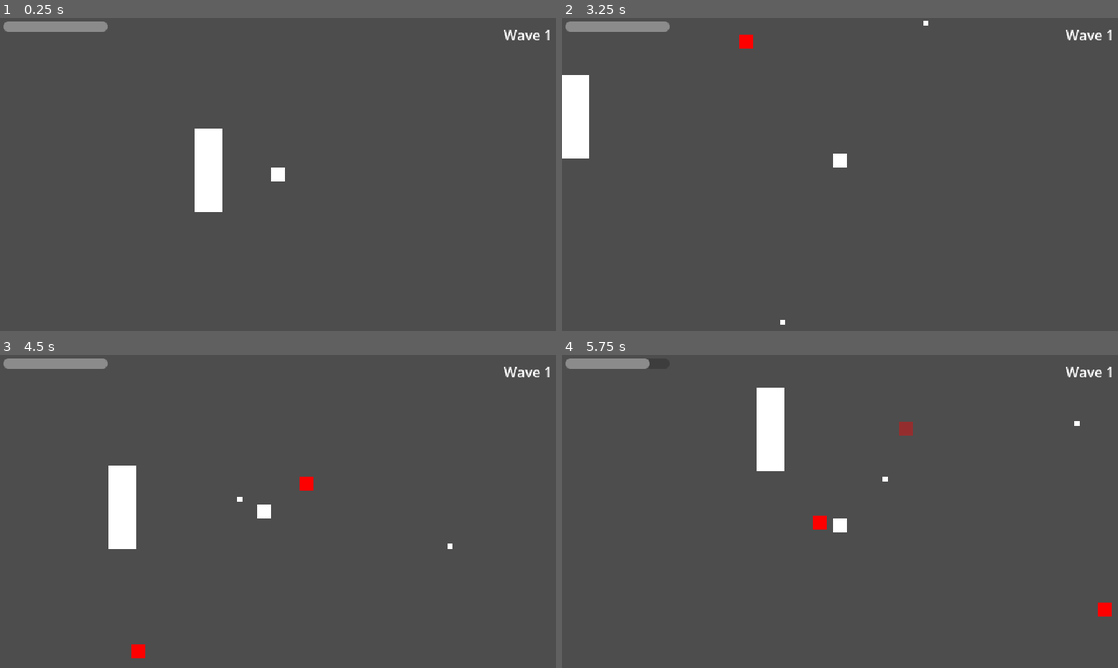
Above: before the commit, frames 1-4 (two rows, left to right).
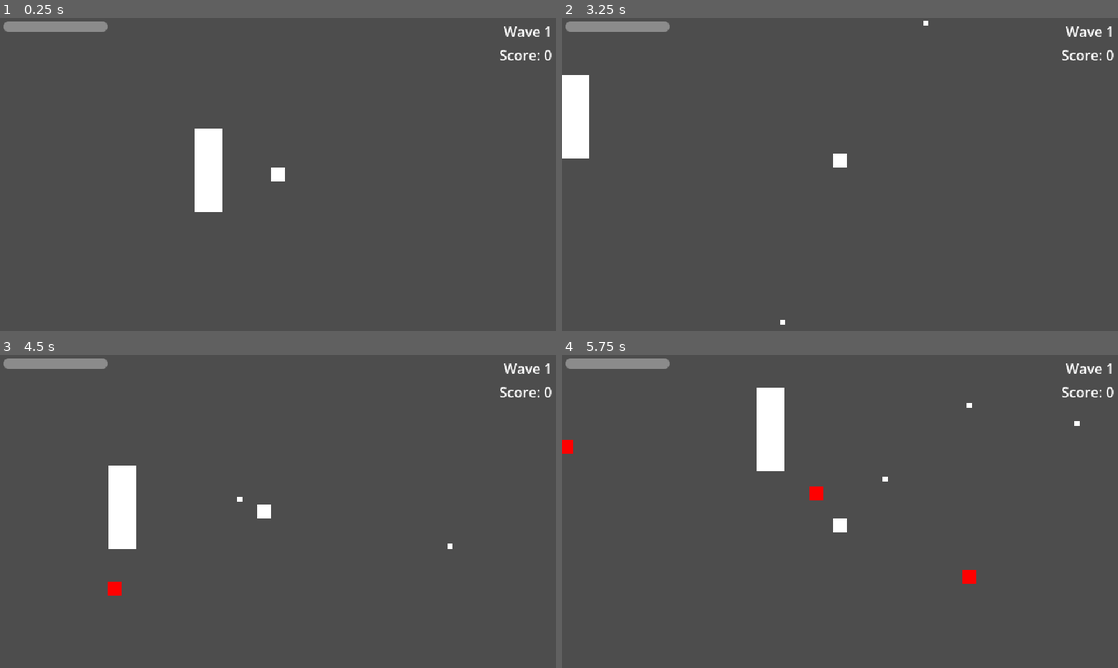
Above: after the commit, the same moments.

Repository: jonjud/survivor-arena
Game: Godot game, scene res://scenes/main.tscn
Two runs of this game, one before a commit and one after it. Both use one fixed random seed, a clock stepped at 60 frames per second and the inputs below.
Inputs (mouse positions are in pixels of both pictures, inside the frame that each line leads up to):
- Up to frame 1 (0.25 s): no input
- Up to frame 2 (3.25 s): tap Enter at 0.5 s; move the mouse to (962, 158) at 0.52 s; press the mouse at (962, 158) at 0.53 s; hold D (move_right) 0.53-1.28 s; move the mouse to (728, 190) at 1.27 s; release the mouse at (728, 190) at 1.28 s; hold S (move_down) 1.28-2.03 s; click (728, 190) at 1.35 s; move the mouse to (895, 105) at 2.02 s; press the mouse at (895, 105) at 2.03 s; hold D (move_right) 2.03-2.78 s; move the mouse to (812, 237) at 2.77 s; release the mouse at (812, 237) at 2.78 s; hold W (move_up) from 2.78 s (still down); click (812, 237) at 2.85 s
- Up to frame 3 (4.5 s): move the mouse to (444, 558) at 3.52 s; release W (move_up) at 3.53 s; press the mouse at (444, 558) at 3.53 s; hold A (move_left) from 3.53 s (still down); move the mouse to (111, 464) at 4.27 s; release the mouse at (111, 464) at 4.28 s; click (111, 464) at 4.35 s
- Up to frame 4 (5.75 s): move the mouse to (867, 511) at 5.02 s; release A (move_left) at 5.03 s; press the mouse at (867, 511) at 5.03 s; hold S (move_down) from 5.03 s (still down)

The runs differ from the first frame. In frame 1, 0.3% of the frame differs, in the area x 89-100%, y 2-14%; in frame 2, 0.4%; in frame 3, 0.6%; in frame 4, 1.1%, in the area x 0-100%, y 1-84%.

Commit message:
feat: add score system with ScoreKeeper and HUD label

Diff:
--- a/project.godot
+++ b/project.godot
@@ -28,6 +28,7 @@
 
 player="group for player"
 wave_spawner=""
+score_keeper=""
 
 [input]
 
--- a/scenes/enemies/enemy.gd
+++ b/scenes/enemies/enemy.gd
@@ -11,6 +11,7 @@
 @onready var _health: HealthComponent = $HealthComponent
 @onready var _color_rect: ColorRect = $ColorRect
 @onready var _collision: CollisionShape2D = $CollisionShape2D
+signal killed(score_value: int)
 
 func _ready() -> void:
 	target = get_tree().get_first_node_in_group("player") as Node2D
@@ -45,7 +46,7 @@
 
 # NEW ตาย -> พิมพ์ข้อความแล้วลบตัวเอง
 func _on_died() -> void:
-	print("ศัตรูตาย")
+	killed.emit(data.score_value if data else 0)  # NEW
 	queue_free()
 
 
--- a/scenes/main.tscn
+++ b/scenes/main.tscn
@@ -7,6 +7,7 @@
 [ext_resource type="Script" uid="uid://b2eu7e3eok2pb" path="res://scripts/enemies/wave_data.gd" id="8_ya4ey"]
 [ext_resource type="PackedScene" uid="uid://cd505y8ttfs32" path="res://scenes/ui/HUD.tscn" id="9_85g3d"]
 [ext_resource type="Resource" uid="uid://detgpj2a5wwk0" path="res://resources/wave_1.tres" id="9_eb6dy"]
+[ext_resource type="Script" uid="uid://br50i2agp7c30" path="res://scripts/ui/score_keeper.gd" id="10_choun"]
 [ext_resource type="Resource" uid="uid://vqrpw6k4seep" path="res://resources/wave_2.tres" id="10_trceg"]
 [ext_resource type="Resource" uid="uid://df22bablhln6r" path="res://resources/wave_3.tres" id="11_a8y0u"]
 
@@ -47,3 +48,6 @@
 waves = Array[ExtResource("8_ya4ey")]([ExtResource("9_eb6dy"), ExtResource("10_trceg"), ExtResource("11_a8y0u")])
 
 [node name="Hud" parent="." unique_id=661936642 instance=ExtResource("9_85g3d")]
+
+[node name="ScoreKeeper" type="Node" parent="." unique_id=546810486 groups=["score_keeper"]]
+script = ExtResource("10_choun")
--- a/scenes/ui/HUD.tscn
+++ b/scenes/ui/HUD.tscn
@@ -32,7 +32,15 @@
 theme_override_constants/margin_right = 4
 theme_override_constants/margin_bottom = 4
 
-[node name="WaveLabel" type="Label" parent="TopRight" unique_id=463522626]
+[node name="VBoxContainer" type="VBoxContainer" parent="TopRight" unique_id=2041273964]
+layout_mode = 2
+
+[node name="WaveLabel" type="Label" parent="TopRight/VBoxContainer" unique_id=463522626]
 layout_mode = 2
 text = "Wave 1"
 horizontal_alignment = 2
+
+[node name="ScoreLabel" type="Label" parent="TopRight/VBoxContainer" unique_id=1053037014]
+layout_mode = 2
+text = "Score : 0"
+horizontal_alignment = 2
--- a/scripts/enemies/enemy_data.gd
+++ b/scripts/enemies/enemy_data.gd
@@ -7,3 +7,4 @@
 @export var damage: int = 1
 @export var color: Color = Color.RED
 @export var size: float = 16.0  # 🆕 ขนาดกล่อง (pixel)
+@export var score_value: int = 10
--- a/scripts/enemies/wave_spawner.gd
+++ b/scripts/enemies/wave_spawner.gd
@@ -57,6 +57,11 @@
 	var enemy: Enemy = enemy_scene.instantiate()
 	enemy.data = _wave.enemy_types.pick_random()  # ตั้งก่อน add_child
 	enemy.global_position = _random_edge_position()
+	enemy.global_position = _random_edge_position()
+	# NEW ต่อสัญญาณคะแนนเข้า ScoreKeeper
+	var keeper: ScoreKeeper = get_tree().get_first_node_in_group("score_keeper") as ScoreKeeper
+	if keeper:
+		enemy.killed.connect(keeper.add_score)
 	get_tree().current_scene.add_child(enemy)
 
 
--- a/scripts/ui/hud.gd
+++ b/scripts/ui/hud.gd
@@ -3,11 +3,14 @@
 ## แสดง HP bar ของผู้เล่น โดยฟัง signal ไม่ดึงค่าเอง
 
 @onready var _health_bar: ProgressBar = $MarginContainer/HealthBar
-@onready var _wave_label: Label = $TopRight/WaveLabel
+@onready var _wave_label: Label = $TopRight/VBoxContainer/WaveLabel  #NEW path ใหม่
+@onready var _score_label: Label = $TopRight/VBoxContainer/ScoreLabel  #NEW
+
 
 func _ready() -> void:
 	_connect_player()
-	_connect_spawner()  # NEW
+	_connect_spawner()
+	_connect_score()  # NEW
 
 
 func _connect_player() -> void:
@@ -35,6 +38,19 @@
 	_health_bar.max_value = maximum
 	_health_bar.value = current
 
+# NEW
+func _connect_score() -> void:
+	var keeper: ScoreKeeper = get_tree().get_first_node_in_group("score_keeper") as ScoreKeeper
+	if keeper == null:
+		push_warning("HUD: ไม่พบ ScoreKeeper ใน group 'score_keeper'")
+		return
+	keeper.score_changed.connect(_on_score_changed)
+	_on_score_changed(keeper.score)
+
+
+# NEW
+func _on_score_changed(score: int) -> void:
+	_score_label.text = "Score: %d" % score
 
 # NEW
 func _on_wave_started(wave: int) -> void:
--- /dev/null
+++ b/scripts/ui/score_keeper.gd
@@ -0,0 +1,12 @@
+class_name ScoreKeeper
+extends Node
+## รวมคะแนน ไม่รู้จักศัตรูหรือ UI รับแค่ค่าที่ส่งมา
+
+signal score_changed(score: int)
+
+var score: int = 0
+
+
+func add_score(amount: int) -> void:
+	score += amount
+	score_changed.emit(score)
Not shown, added: scripts/ui/score_keeper.gd.uid
